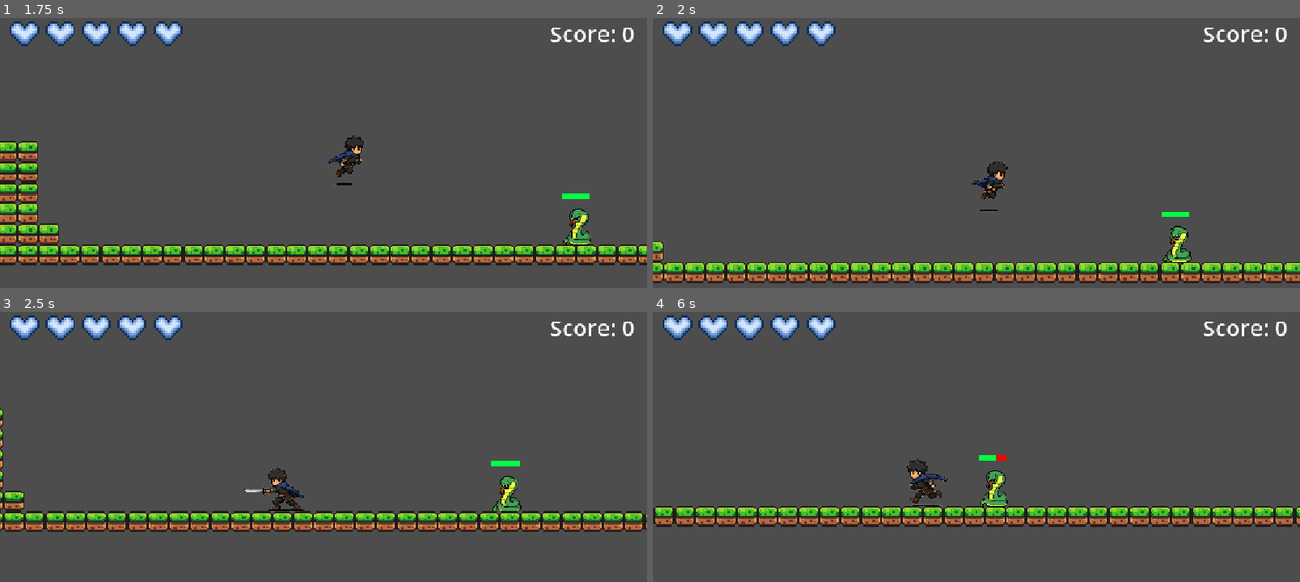
Above: before the commit, frames 1-4 (two rows, left to right).
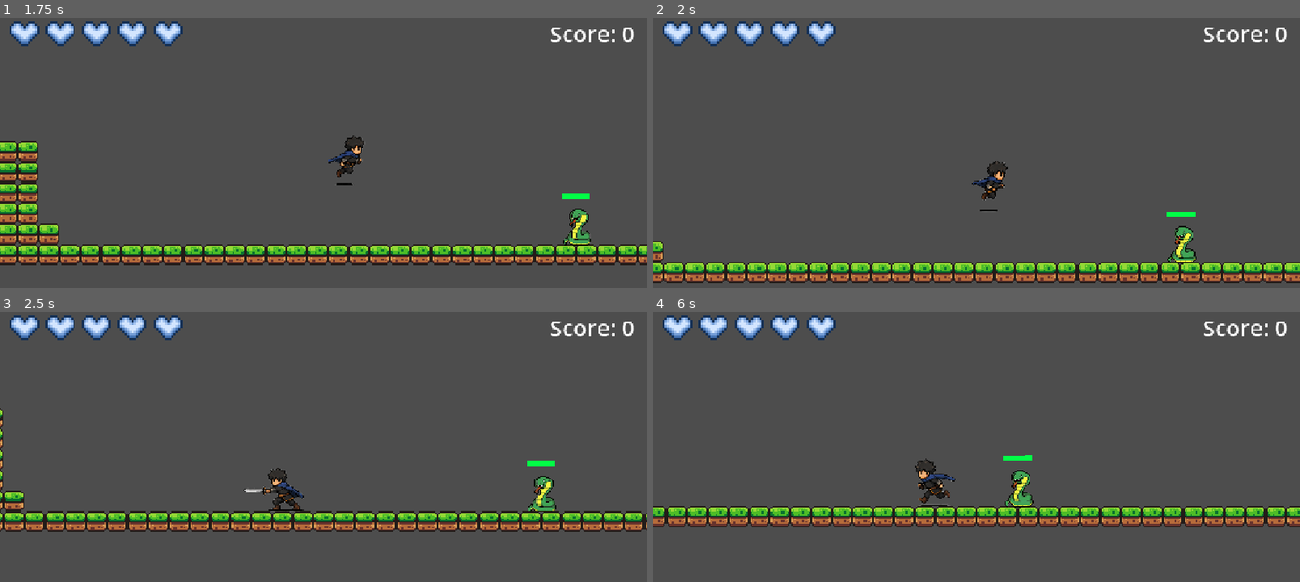
Above: after the commit, the same moments.

Repository: Riel-21/Godot-Game-Project-TCC
Game: Godot game, scene res://Scenes/game.tscn
The game is run twice, just before and just after one commit, with the same random seed, the same clock (stepped at 60 frames per second) and the same inputs.
Inputs:
- Up to frame 1 (1.75 s): hold Right (move right) from 0.53 s (still down); tap Q (attack) at 0.6 s; tap Space (jump) at 0.77, 1.52 s; tap F (toggle attack mode) at 1.35 s
- Up to frame 2 (2 s): keep holding Right (move right)
- Up to frame 3 (2.5 s): release Right (move right) at 2.03 s; hold Left (move left) from 2.03 s (still down); tap Q (attack) at 2.1 s
- Up to frame 4 (6 s): release Left (move left) at 2.78 s; hold Right (move right) 2.78-4.28 s; tap F (toggle attack mode) at 2.85, 4.35, 5.85 s; tap Space (jump) at 3.02, 3.77, 4.52 s; tap Q (attack) at 3.6, 5.1 s; hold Left (move left) 4.28-5.03 s; hold Right (move right) 5.03-5.78 s; hold Left (move left) from 5.78 s (still down)

Frame 1 is identical in both runs. In frame 2, 0.4% of the frame differs, in the area x 78-84%, y 71-91%; in frame 3, 0.9%; in frame 4, 6.3%, in the area x 0-100%, y 52-80%.
Error before the commit: Cannot call method 'instantiate' on a null value. (res://Scripts/snake.gd:59)

Commit message:
trying to add tracking *failed*

Diff:
--- a/Scenes/snake.tscn
+++ b/Scenes/snake.tscn
@@ -2,7 +2,6 @@
 
 [ext_resource type="Script" uid="uid://bnuxfjkxalsqj" path="res://Scripts/snake.gd" id="1_7pca0"]
 [ext_resource type="Texture2D" uid="uid://bs28ki51js2q3" path="res://Assets/sprites/Snake.PNG" id="2_pox6b"]
-[ext_resource type="PackedScene" uid="uid://blnp5e82op5ku" path="res://Scenes/snake_poision_projectile.tscn" id="2_rku0m"]
 
 [sub_resource type="RectangleShape2D" id="RectangleShape2D_pk7y5"]
 size = Vector2(17, 28)
@@ -20,7 +19,6 @@
 collision_layer = 4
 collision_mask = 3
 script = ExtResource("1_7pca0")
-snake_poision_projectile_scene = ExtResource("2_rku0m")
 
 [node name="Sprite2D" type="Sprite2D" parent="." unique_id=657817993]
 position = Vector2(12.000001, -11.124998)
--- a/Scripts/snake.gd
+++ b/Scripts/snake.gd
@@ -1,50 +1,39 @@
 extends CharacterBody2D
 
 @export var snake_poision_projectile_scene: PackedScene
+
 @onready var health_bar: ProgressBar = $ProgressBar
 @onready var spawn_point = $Marker2D
 
 const MAX_HEALTH = 40
 var health = MAX_HEALTH
-var speed = 60.0
-
-var direction = 0
-var player_pos = Vector2.ZERO
-var target_pos = Vector2.ZERO
 
 var player = null
 var player_in_range = false
 
 
 func _ready():
-	# Setup health bar
-	health_bar.min_value = 0
-	health_bar.max_value = MAX_HEALTH
-	health_bar.value = MAX_HEALTH
-	health_bar.show()
+	if health_bar:
+		health_bar.min_value = 0
+		health_bar.max_value = MAX_HEALTH
+		health_bar.value = MAX_HEALTH
+		health_bar.show()
 
 
 func _physics_process(delta: float) -> void:
-	# 1. Apply gravity
+	# Keep basic gravity so the enemy sits on the ground
 	if not is_on_floor():
 		velocity += get_gravity() * delta
 
-	# 2. Movement logic towards player
-	if is_instance_valid(player):
-		player_pos = player.global_position
-		target_pos = (player_pos - global_position).normalized()
-		velocity.x = target_pos.x * speed
-	else:
-		velocity.x = 0
-
-	# 3. Apply physics movement
+	velocity.x = 0
 	move_and_slide()
 
 
 func take_damage(amount):
 	health -= amount
 	health = clamp(health, 0, MAX_HEALTH)
-	health_bar.value = health
+	if health_bar:
+		health_bar.value = health
 
 	if health <= 0:
 		ScoreManager.add_score(5)
@@ -52,10 +41,9 @@
 
 
 func shoot():
-	if not is_instance_valid(player):
+	if not is_instance_valid(player) or snake_poision_projectile_scene == null:
 		return
 
-	print("Shoot")
 	var projectile = snake_poision_projectile_scene.instantiate()
 	projectile.global_position = spawn_point.global_position
 	projectile.direction = (player.global_position - spawn_point.global_position).normalized()
--- a/Scripts/snake_poision_projectile.gd
+++ b/Scripts/snake_poision_projectile.gd
@@ -1,17 +1,19 @@
 extends Area2D
 
-@export var speed = 300
-
+@export var speed = 300.0
 var direction = Vector2.ZERO
 
 
 func _process(delta):
 	position += direction * speed * delta
 
+
 func _on_body_entered(body):
-	if body.is_in_group("Player"):
+	if body.is_in_group("player") or body.is_in_group("Player"):
 		if body.has_method("take_damage"):
 			body.take_damage()
+		queue_free()
+
 
 func _on_visible_on_screen_notifier_2d_screen_exited():
 	queue_free()
